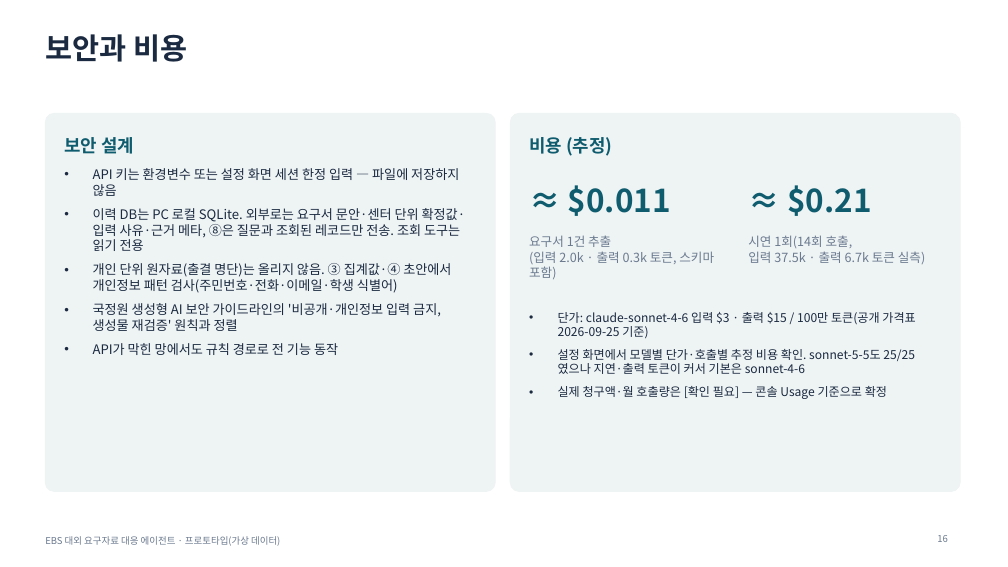
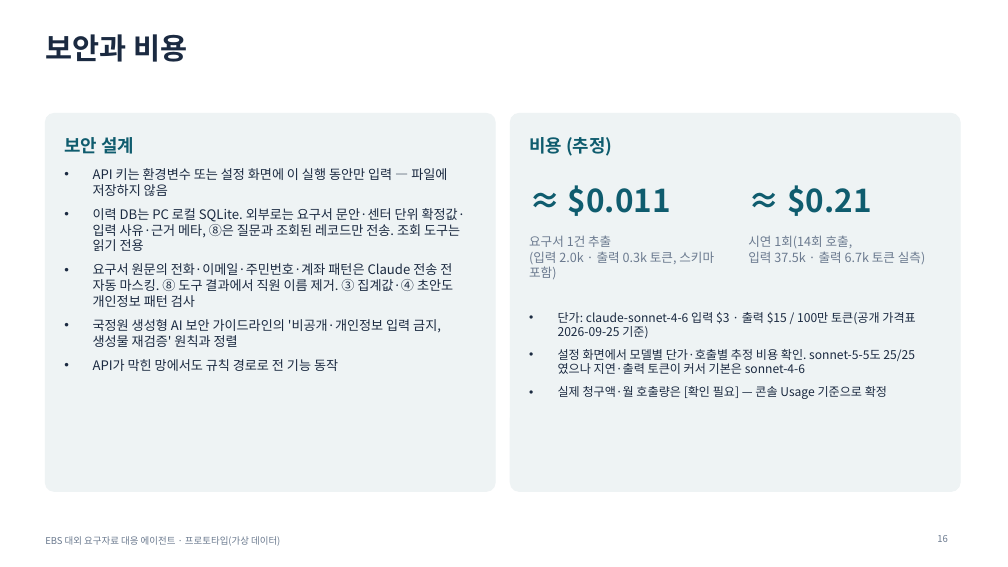
Before and after one commit to lts134/ebsjajucenter, a slide deck: slide 16 of app/docs/발표자료_EBS_요구자료대응에이전트.pptx. Drawn at 1008x567 pixels with LibreOffice and Linux fonts; fonts in the diff are those of the drawing. Boxes give left, top, right and bottom in pixels: in the first picture for what was removed or moved away, otherwise in the second. Text is boxed around its words. In the diff, an @@ line names an element or a change of style, - is before the commit and + after.

```diff
--- a/app/docs/발표자료_EBS_요구자료대응에이전트.pptx
+++ b/app/docs/발표자료_EBS_요구자료대응에이전트.pptx
@@ text at [93, 168, 447, 196]: text changed @@
-• API 키는 환경변수 또는 설정 화면 세션 한정 입력 — 파일에 저장하지 않음
+• API 키는 환경변수 또는 설정 화면에 이 실행 동안만 입력 — 파일에 저장하지 않음
@@ text at [93, 263, 453, 307]: text changed @@
-• 개인 단위 원자료(출결 명단)는 올리지 않음. ③ 집계값·④ 초안에서 개인정보 패턴 검사(주민번호·전화·이메일·학생 식별어)
+• 요구서 원문의 전화·이메일·주민번호·계좌 패턴은 Claude 전송 전 자동 마스킹. ⑧ 도구 결과에서 직원 이름 제거. ③ 집계값·④ 초안도 개인정보 패턴 검사
```
Also in this commit, not shown: 2 other slides changed, 24 other files.
